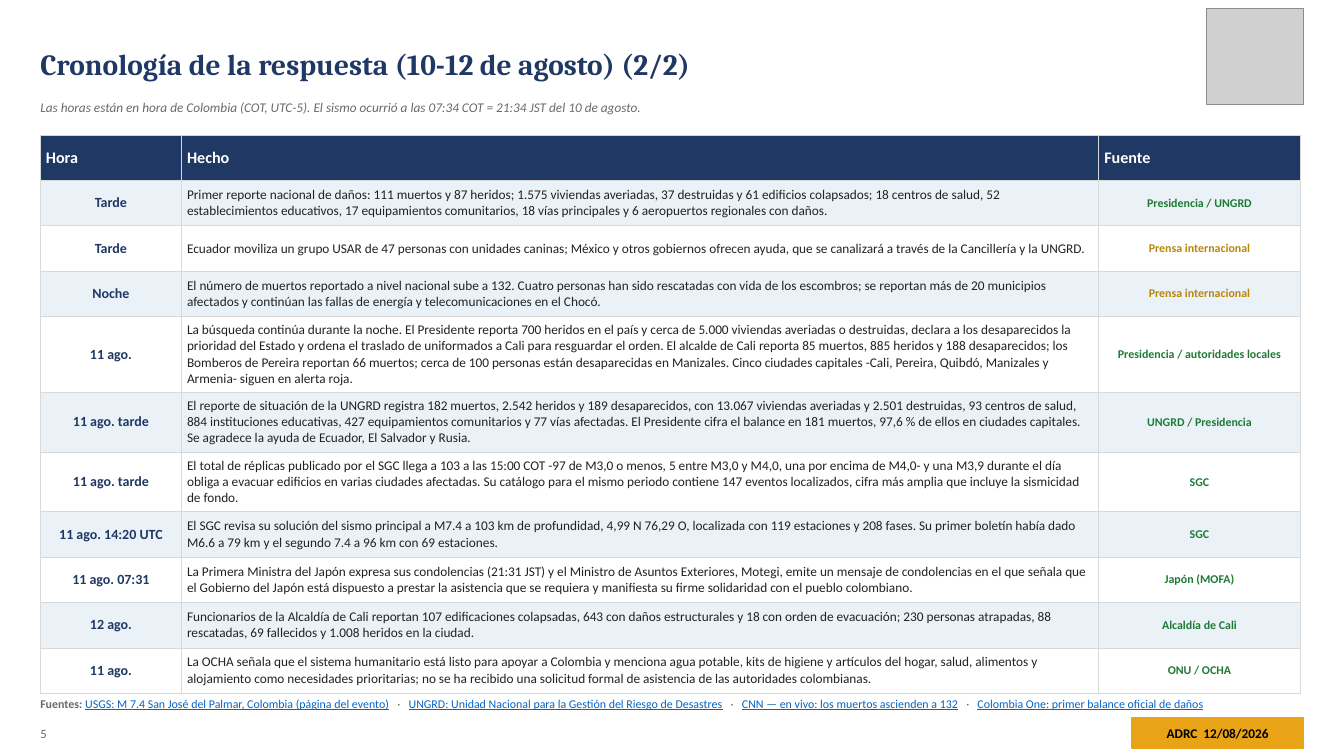
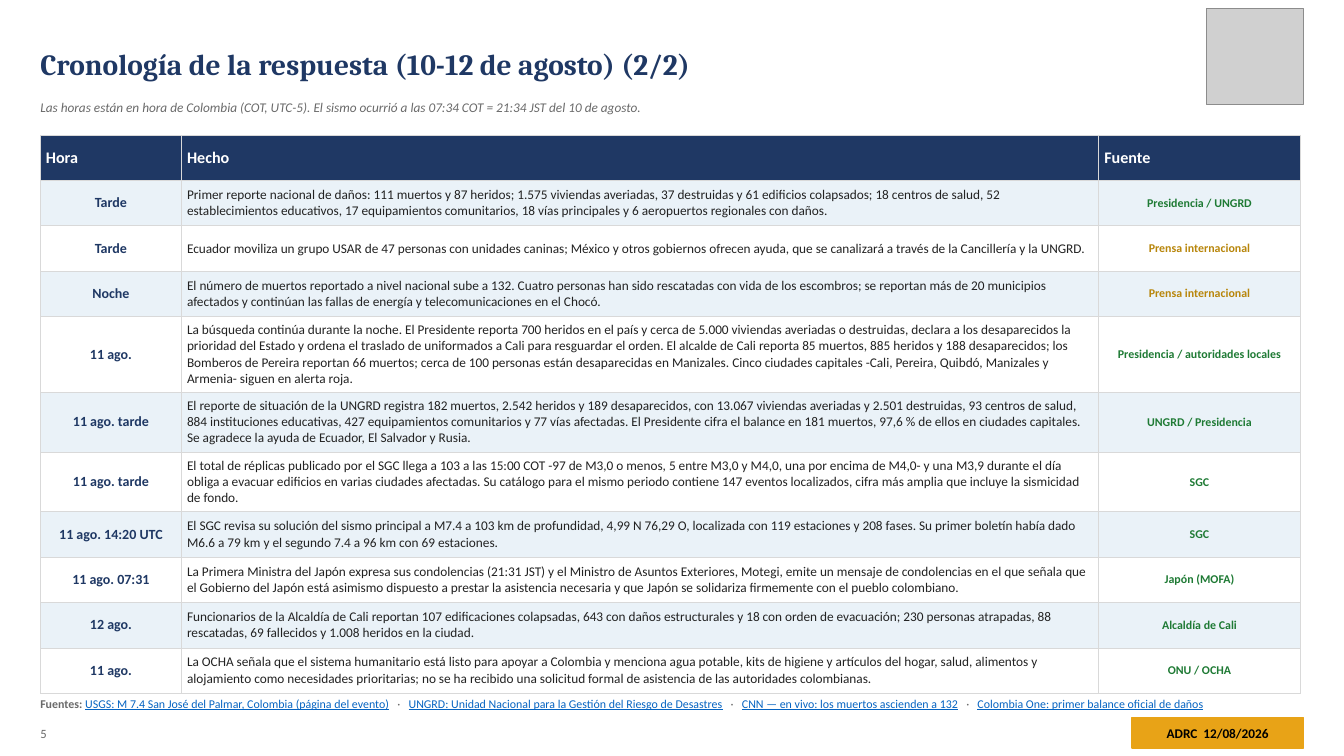
Before and after one commit to kochobi-max/whatsmap, a slide deck: slide 5 of reports/colombia_eq_20260810/output/ADRC_EQ_COL_Choco_20260810_ES.pptx. Drawn at 1344x756 pixels with LibreOffice and Linux fonts; fonts in the diff are those of the drawing; grey boxes stand for pictures. Boxes give left, top, right and bottom in pixels: in the first picture for what was removed or moved away, otherwise in the second. Text is boxed around its words. In the diff, an @@ line names an element or a change of style, - is before the commit and + after.

```diff
--- a/reports/colombia_eq_20260810/output/ADRC_EQ_COL_Choco_20260810_ES.pptx
+++ b/reports/colombia_eq_20260810/output/ADRC_EQ_COL_Choco_20260810_ES.pptx
@@ table at [40,135,1301,690] @@
-row 9, column 2: La Primera Ministra del Japón expresa sus condolencias (21:31 JST) y el Ministro de Asuntos Exteriores, Motegi, emite un mensaje de condolencias en el que señala que el Gobierno del Japón está dispuesto a prestar la asistencia que se requiera y manifiesta su firme solidaridad con el pueblo colombiano.
+row 9, column 2: La Primera Ministra del Japón expresa sus condolencias (21:31 JST) y el Ministro de Asuntos Exteriores, Motegi, emite un mensaje de condolencias en el que señala que el Gobierno del Japón está asimismo dispuesto a prestar la asistencia necesaria y que Japón se solidariza firmemente con el pueblo colombiano.
```
Also in this commit, not shown: 1 other slide changed, 6 other files.
